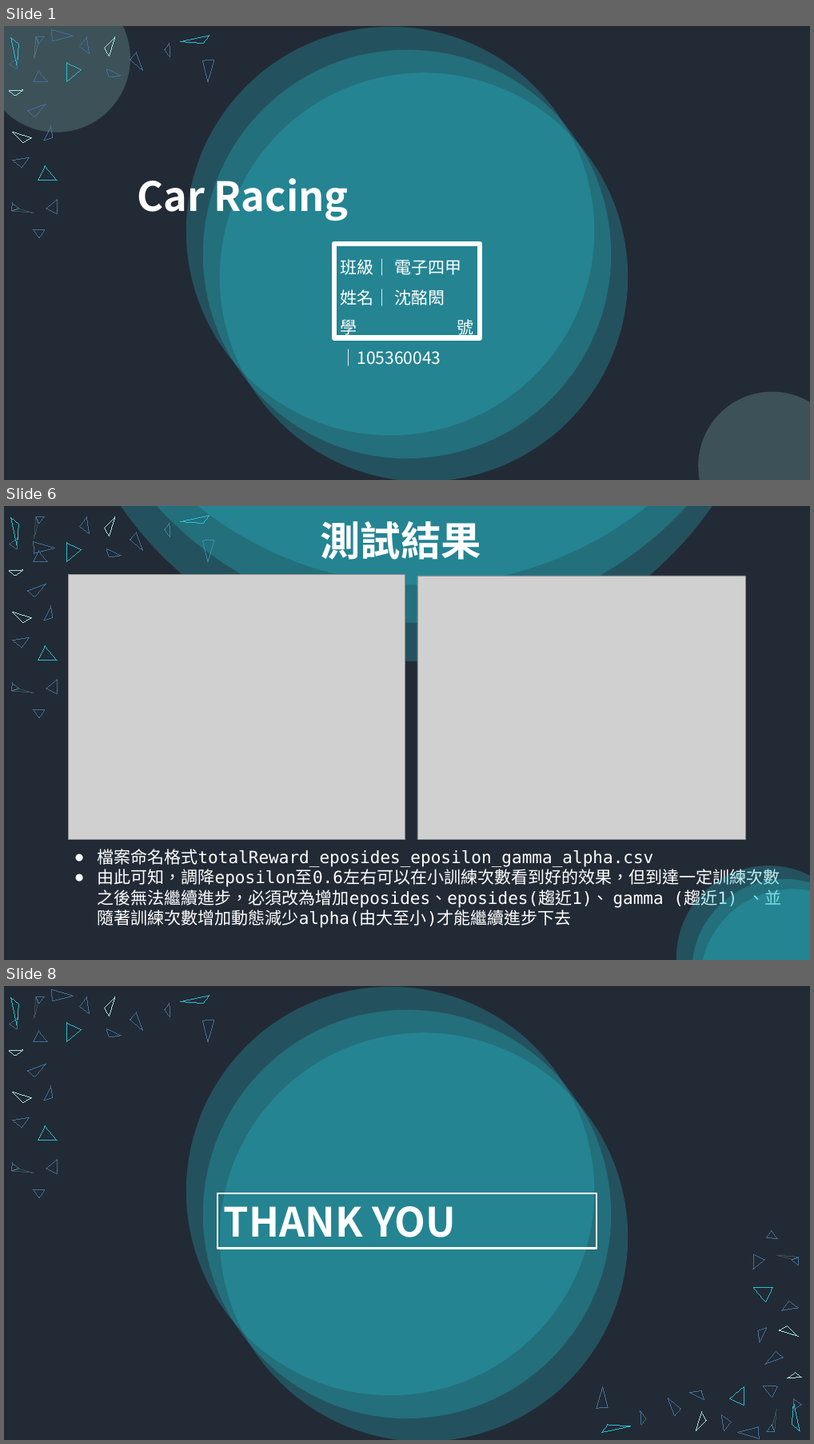
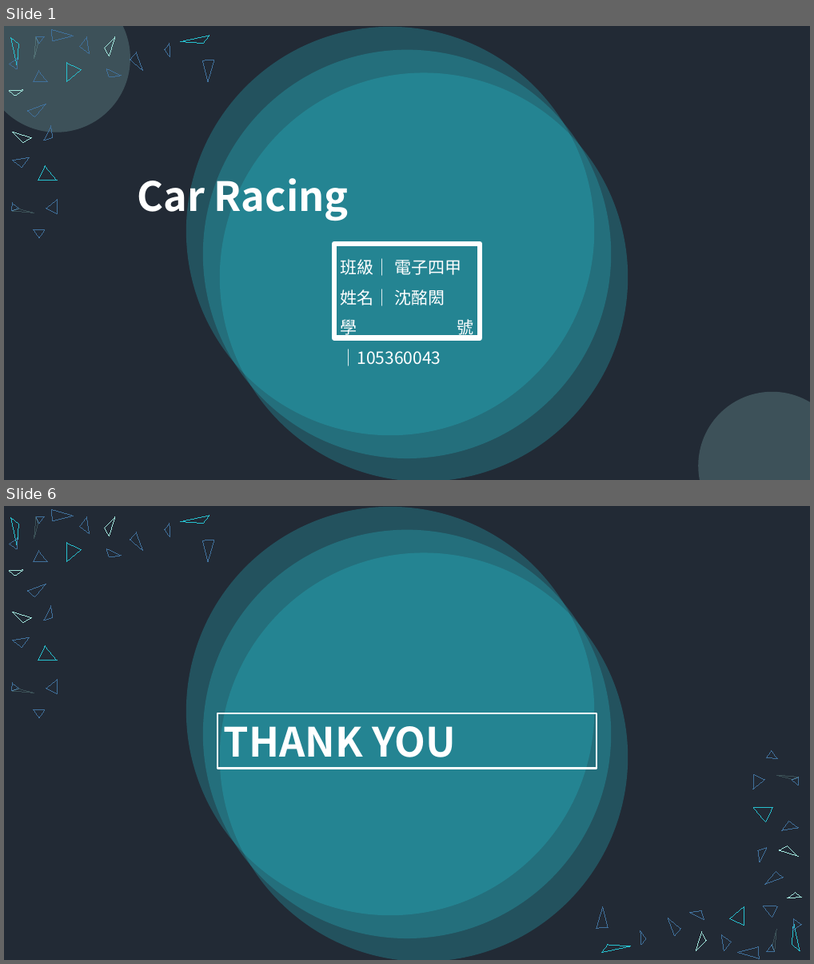
Before and after one commit to Shen-Ming-Hong/1082_Deep_Learning_and_Neural_Network, a slide deck: HW2/ppt/105360043_hw2_Car Racing.pptx. Shown one above the other, each under a label of ours: slides 1, 6 and 8 before the commit, slides 1 and 6 after it; the slides between them are not shown. The pictures are 814x1444 and 814x964 pixels, drawn with LibreOffice and Linux fonts; fonts in the diff are those of the drawing; grey boxes stand for pictures. Boxes give left, top, right and bottom in pixels: in the first picture for what was removed or moved away, otherwise in the second. Text is boxed around its words. In the diff, an @@ line names an element or a change of style, - is before the commit and + after.

```diff
--- a/HW2/ppt/105360043_hw2_Car Racing.pptx
+++ b/HW2/ppt/105360043_hw2_Car Racing.pptx
@@ slide 6 removed at box(4, 506, 810, 960), background #222A35 @@
@@ ellipse removed at box(4, 506, 810, 767) @@
@@ ellipse removed at box(4, 506, 810, 728) @@
@@ ellipse removed at box(4, 506, 810, 691) @@
@@ text removed at box(320, 521, 482, 560) @@
-測試結果
@@ group removed at box(10, 516, 214, 562): 12 freeform shapes @@
@@ picture removed at box(69, 575, 406, 840) @@
@@ picture removed at box(418, 576, 746, 839) @@
@@ group removed at box(9, 517, 58, 718): 12 freeform shapes @@
@@ ellipse removed at box(650, 839, 810, 960) @@
@@ text removed at box(97, 848, 782, 928) @@
-● 檔案命名格式totalReward_eposides_eposilon_gamma_alpha.csv
-● 由此可知，調降eposilon至0.6左右可以在小訓練次數看到好的效果，但到達一定訓練次數之後無法繼續進步，必須改為增加eposides、eposides(趨近1)、 gamma (趨近1) 、並隨著訓練次數增加動態減少alpha(由大至小)才能繼續進步下去
@@ ellipse removed at box(666, 852, 810, 960) @@
@@ ellipse removed at box(674, 862, 810, 960) @@
@@ what was slide 8 is now slide 6 @@
```
Also in this commit, not shown: 3 slides changed, 1 slide added, 2 other slides removed, 2 other files.
